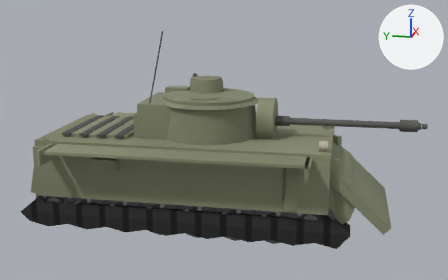
Two versions of the glTF model client/assets/models/m4a3e8.glb, one commit apart.
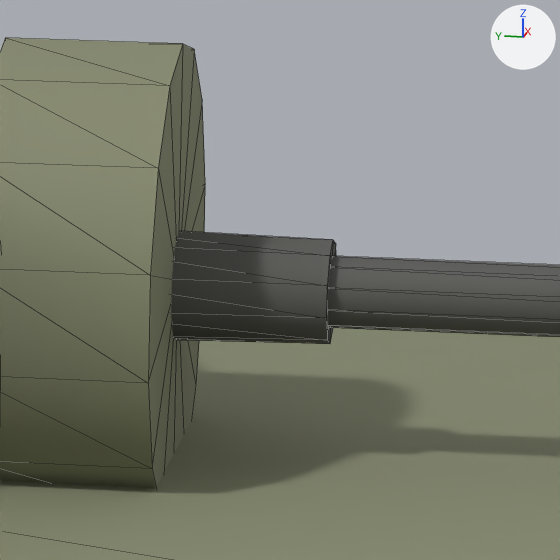
The first picture shows the older version from a 50 mm camera at (-12.51, -3.19, 4.92) aimed at (-0.07, -0.7, 1.81). The close-ups show the older and then the newer version on the part from 58% to 69% of the width and 34% to 52% of the height of that picture. Only the edits that show in the close-ups are written down. Every picture has the same lights, and +X, +Y and +Z are marked at upper right. The close-ups show mesh edges as thin lines. Where no turn or scale is listed for an object, it has been applied to the vertices. Vertices at exactly the same position are counted once.

Names of what the first close-up shows: 'barrel', 'hullTop', 'mantlet'.
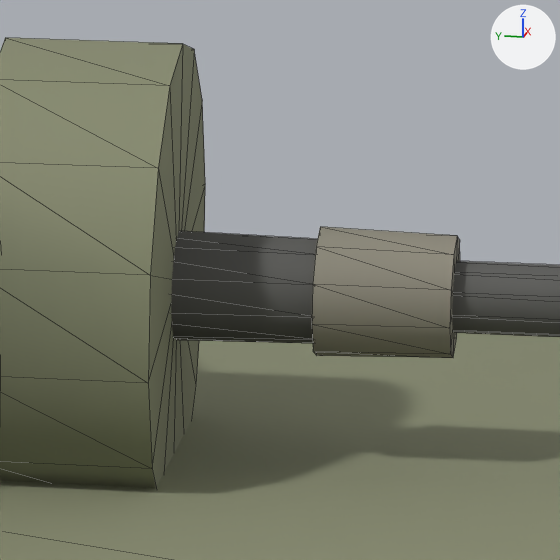
Boxes (x1, y1, x2, y2) around the edits, measured in the close-ups (560 x 560 px):
'barrel', reshaped
    before: (171, 231, 560, 344)
    after: (171, 227, 560, 358)
part 1 of me_mesh_27, added
    after: (312, 227, 460, 358)

The edits, one by one:
me_mesh_27 is used by ob_barrel; location (0.0, -1.55, 2.26).
me_mesh_27 had 96 vertices, 160 faces and spanned x -0.11..0.11, y -3.22..0.04, z -0.12..0.12.
me_mesh_27 now has 120 vertices, 200 faces and spans x -0.12..0.12, y -3.22..0.04, z -0.13..0.13.
me_mesh_27 part 1: the loose piece of 24 vertices spanning x -0.11..0.11, y -0.51..0.04, z -0.11..0.11 is copied, and the copy is scaled about its middle by (1.15, 0.473, 1.15), then moved by (0.0, -0.38, 0.0); it spans x -0.12..0.12, y -0.75..-0.49, z -0.13..0.13.
